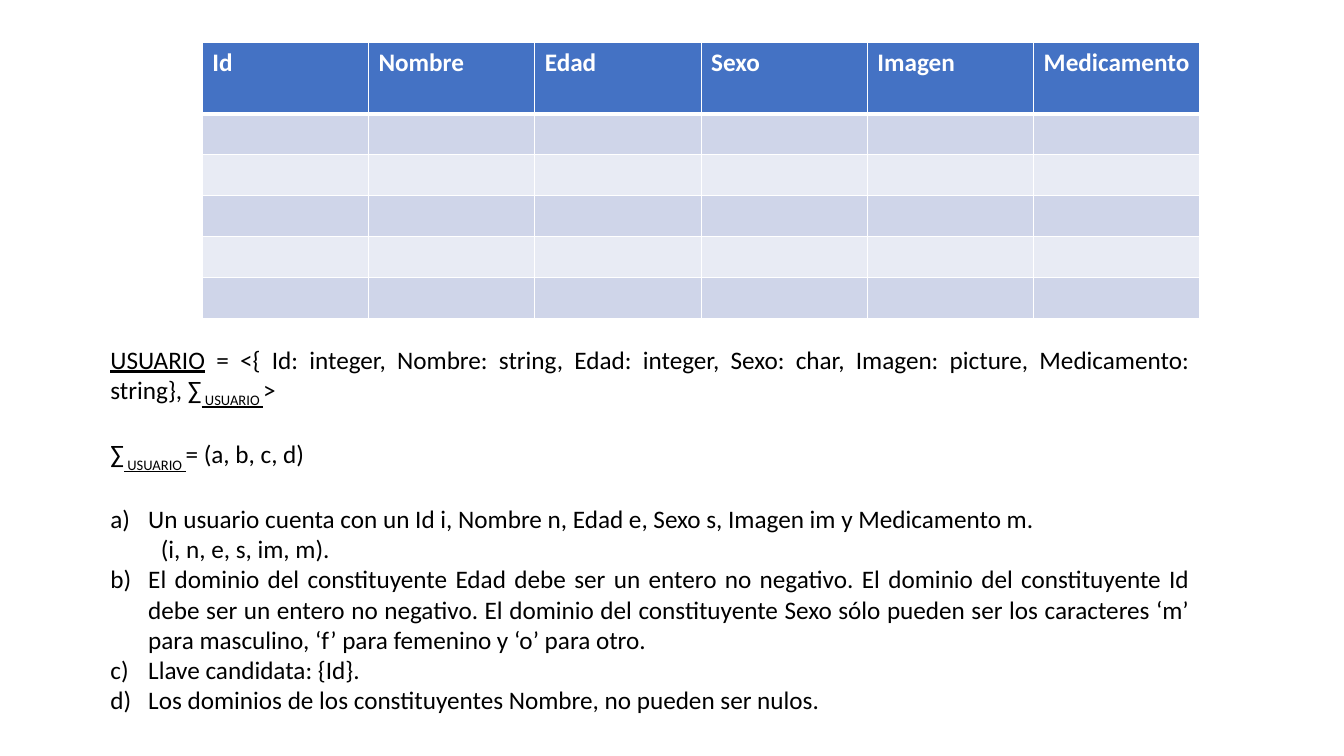
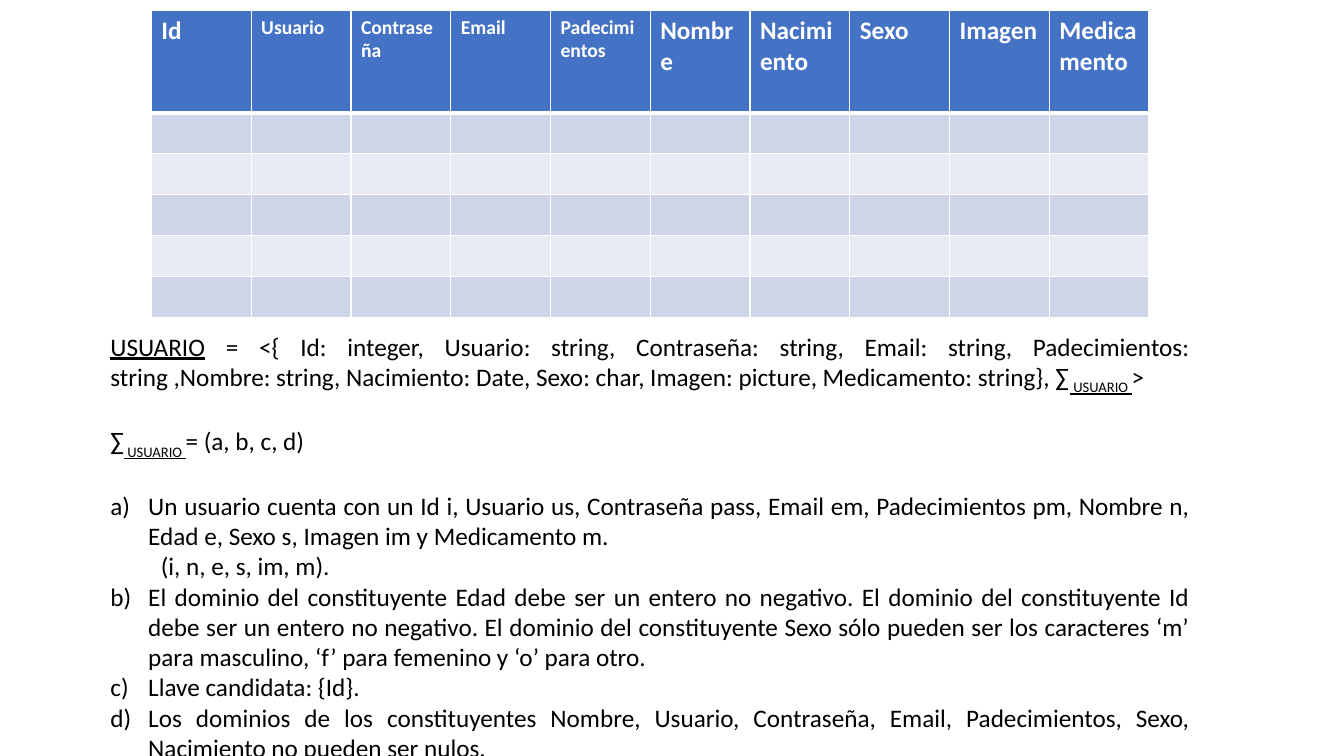
Before and after one commit to luisLuna24/software-engineering, a slide deck: slide 1 of ERBD - ProAgeing.pptx. Drawn at 1344x756 pixels with LibreOffice and Linux fonts; fonts in the diff are those of the drawing. Boxes give left, top, right and bottom in pixels: in the first picture for what was removed or moved away, otherwise in the second. Text is boxed around its words. In the diff, an @@ line names an element or a change of style, - is before the commit and + after.

Commit message:
Add files via upload
Tabla de Usuarios completada

```diff
--- a/ERBD - ProAgeing.pptx
+++ b/ERBD - ProAgeing.pptx
@@ table at <box>151,10,1149,520</box> @@
+column 2: Usuario |  |  |  |  | 
+column 3: Contraseña |  |  |  |  | 
+column 4: Email |  |  |  |  | 
+column 5: Padecimientos |  |  |  |  | 
-column 7, row 1: Edad
+column 7, row 1: Nacimiento
@@ table: place and size @@
-table at <box>203,42,1201,318</box>
+table at <box>151,10,1149,520</box>
@@ text "USUARIO = <{ Id: integer, ...": place and size @@
-text "USUARIO = <{ Id: integer, ..." at <box>110,351,1189,713</box>
+text "USUARIO = <{ Id: integer, ..." at <box>110,338,1189,731</box>
@@ text at <box>110,338,1189,395</box>: text changed @@
-USUARIO = <{ Id: integer, Nombre: string, Edad: integer, Sexo: char, Imagen: picture, Medicamento: string}, ∑ USUARIO >
+USUARIO = <{ Id: integer, Usuario: string, Contraseña: string, Email: string, Padecimientos: string ,Nombre: string, Nacimiento: Date, Sexo: char, Imagen: picture, Medicamento: string}, ∑ USUARIO >
@@ text at <box>148,497,1188,550</box>: text changed @@
-a) Un usuario cuenta con un Id i, Nombre n, Edad e, Sexo s, Imagen im y Medicamento m.
+a) Un usuario cuenta con un Id i, Usuario us, Contraseña pass, Email em, Padecimientos pm, Nombre n, Edad e, Sexo s, Imagen im y Medicamento m.
@@ text at <box>148,709,1189,731</box>: text changed @@
-d) Los dominios de los constituyentes Nombre, no pueden ser nulos.
+d) Los dominios de los constituyentes Nombre, Usuario, Contraseña, Email, Padecimientos, Sexo, Nacimiento no pueden ser nulos.
```
